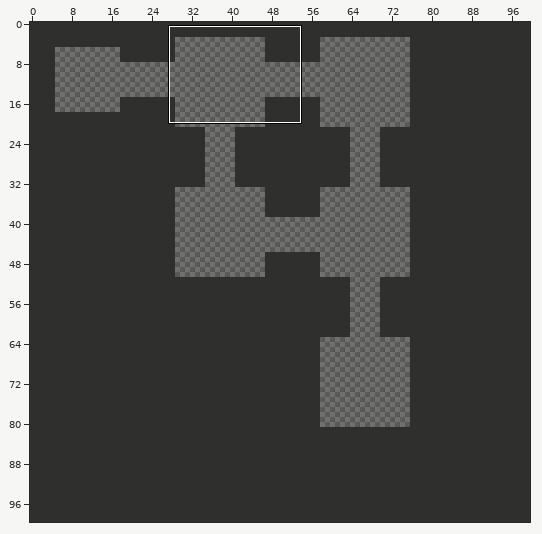
Tiled map -- tmx/test_map.tmx. The first picture is a wide view before the edit; the outline marks the close-up.
Close-up. Earlier state:
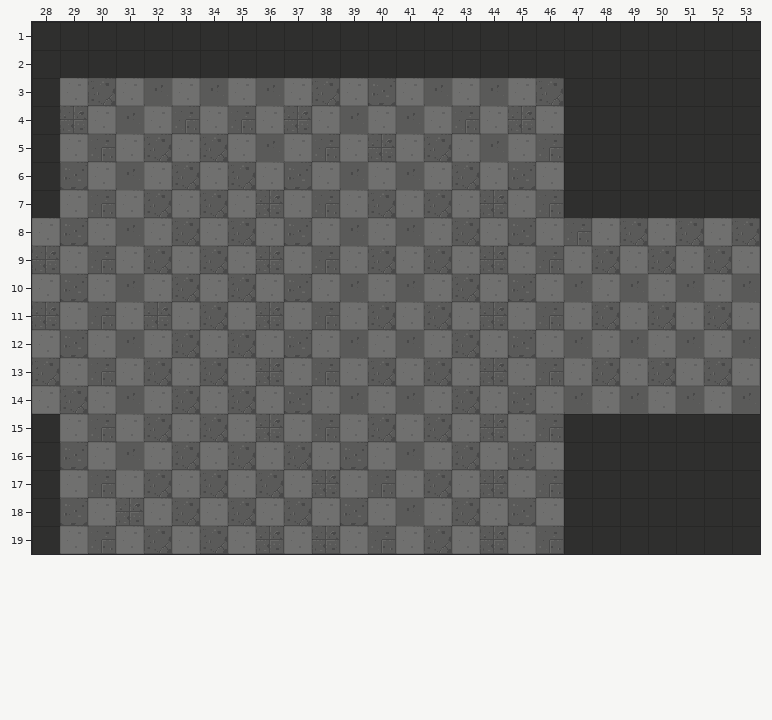
Cells are 32x32 px. Shown: x 28..53, y 1..19. The commit also changed other parts of the map, which this record leaves out.
New version:
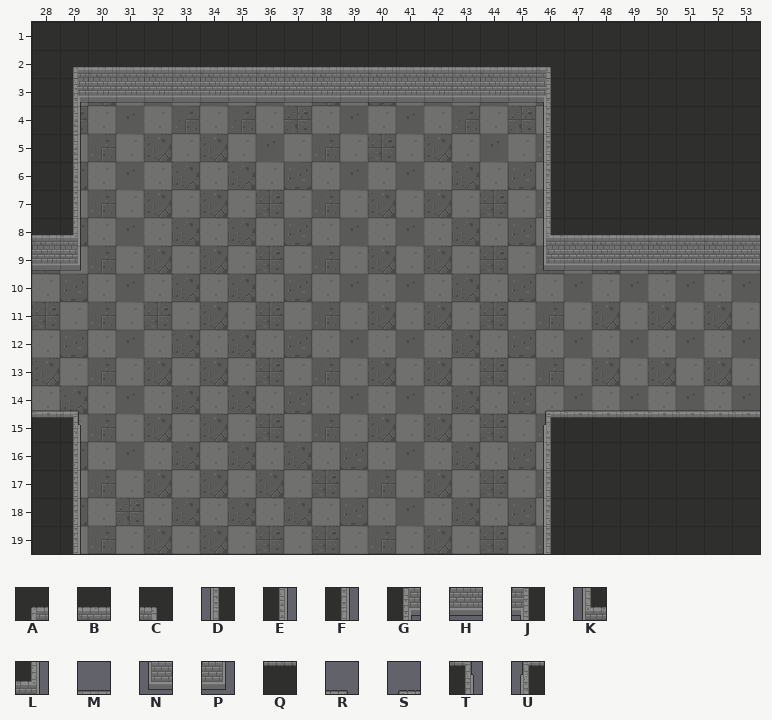
Key: from "tileset_1": A 3, B 4, C 5, D 16, E 16 turned 180, F 18, G 19, H 20, J 21, K 32, L 34, M 36, N 48, P 50, Q 52, R 97, S 98, T 113, U 114.
_ is an empty cell.
Tiles of an added or newly shown layer are drawn over the layers below it.
Diff:
Layer "walls" (now shown):
The author put tile A in row 2 at x 29.
The author put tile B in row 2 at x 30 to 45; in row 8 at x 28 and 47 to 53.
The author put tile C in row 2 at x 46.
The author put tile D in rows 4 to 7 at x 46; in rows 16 to 19 at x 46.
The author put tile E in rows 4 to 6 at x 29.
The author put tile F in row 7 at x 29; in rows 16 to 19 at x 29.
The author put tile G in row 3 at x 29.
The author put tile H in row 3 at x 30 to 45; in row 9 at x 28 and 47 to 53.
The author put tile J in row 3 at x 46.
The author put tile K in row 8 at x 46.
The author put tile L in row 8 at x 29.
The author put tile M in row 14 at x 28 and 47 to 53.
The author put tile N in row 9 at x 46.
The author put tile P in row 9 at x 29.
The author put tile Q in row 15 at x 28 and 47 to 53.
The author put tile R in row 14 at x 29.
The author put tile S in row 14 at x 46.
The author put tile T in row 15 at x 29.
The author put tile U in row 15 at x 46.
